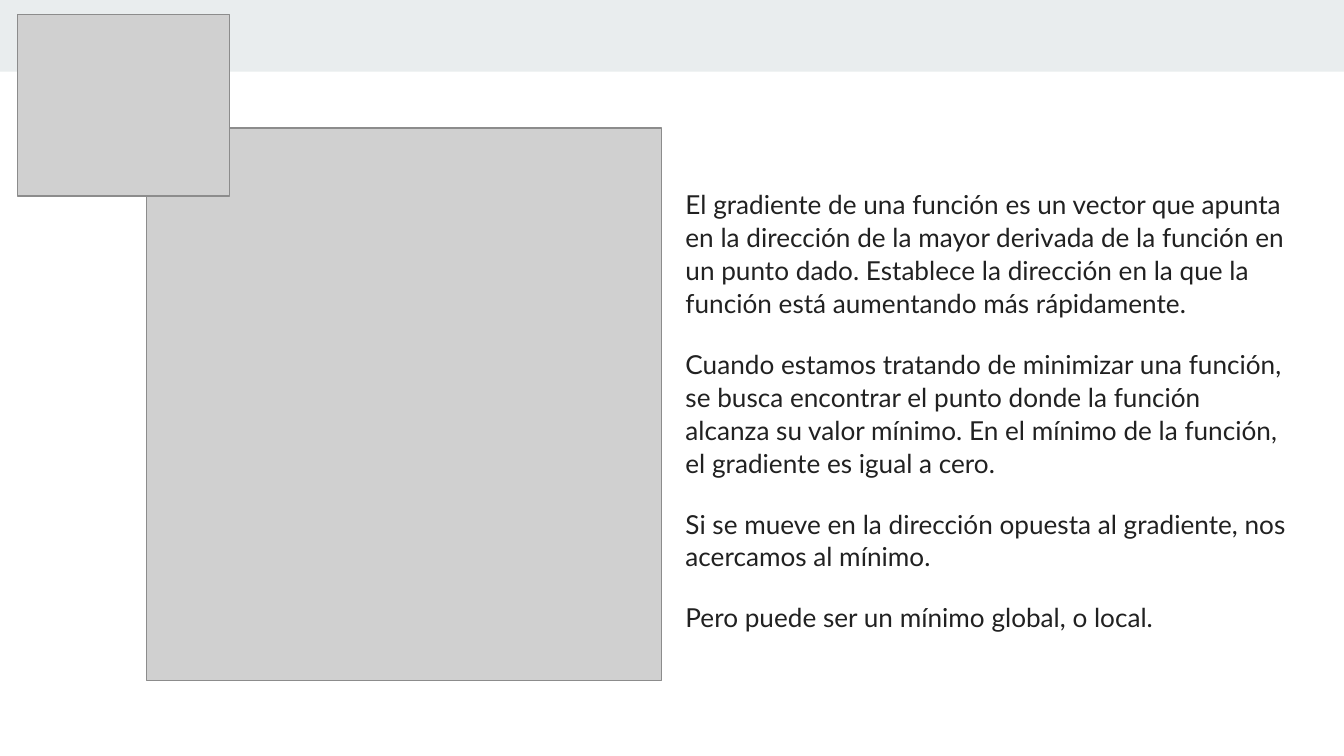
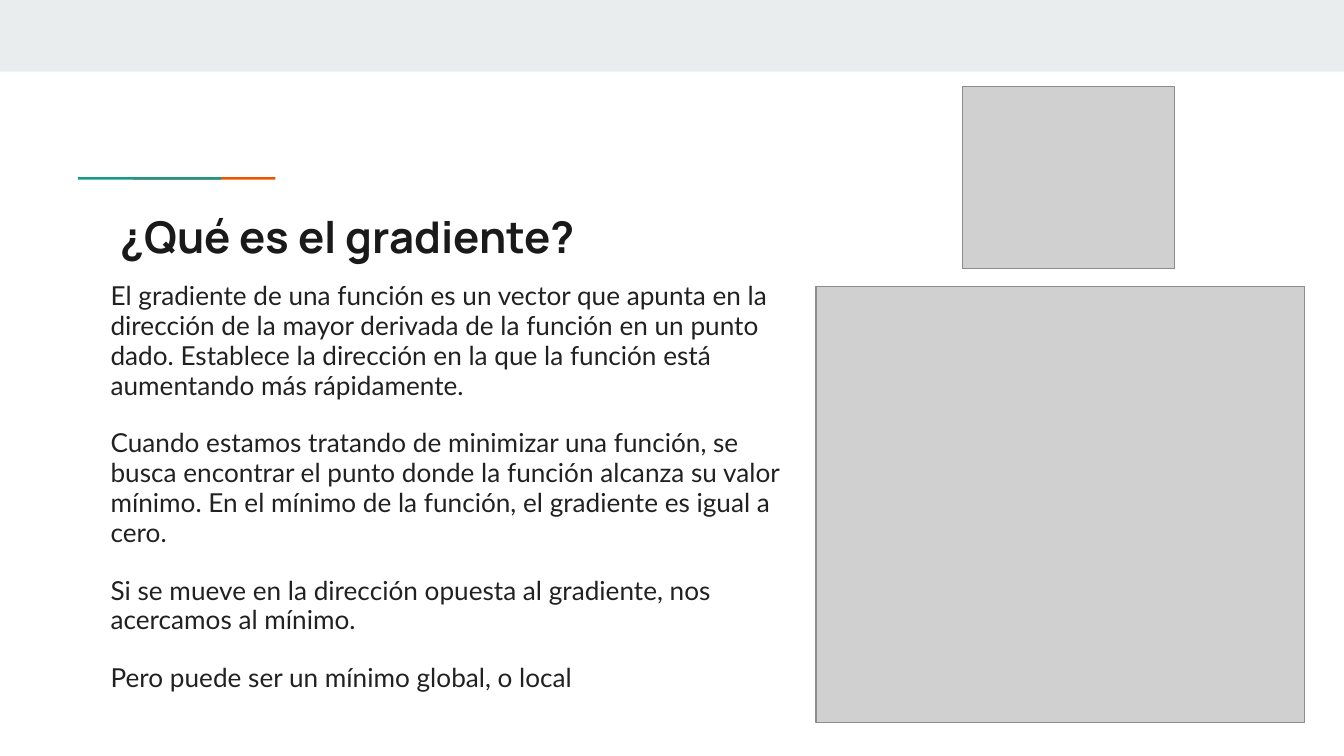
Before and after one commit to MaxiFrank7/Facultad, a slide deck: slide 7 of TUIA_Segundo/2Cuatrimestre/4C_MachineLearning/Unidad 2_ Regresión Lineal/Clase 4 - Gradiente Descendiente.pptx (slide 5 before the commit). Drawn at 1344x756 pixels with LibreOffice and Linux fonts; fonts in the diff are those of the drawing; grey boxes stand for pictures. Boxes give left, top, right and bottom in pixels: in the first picture for what was removed or moved away, otherwise in the second. Text is boxed around its words. In the diff, an @@ line names an element or a change of style, - is before the commit and + after.

```diff
--- a/TUIA_Segundo/2Cuatrimestre/4C_MachineLearning/Unidad 2_ Regresión Lineal/Clase 4 - Gradiente Descendiente.pptx
+++ b/TUIA_Segundo/2Cuatrimestre/4C_MachineLearning/Unidad 2_ Regresión Lineal/Clase 4 - Gradiente Descendiente.pptx
@@ picture: place and size @@
-picture at [17, 15, 230, 196]
+picture at [962, 86, 1175, 267]
@@ picture removed at [146, 128, 661, 680] @@
@@ rectangle added at [122, 175, 177, 181], fill #1A9988 @@
@@ rectangle added at [176, 175, 231, 181], fill #EB5600 @@
@@ title added at [120, 218, 575, 264], 23.4 pt, text #1A1A1A, bold @@
+¿Qué es el gradiente?
@@ text "El gradiente de una función ...": place and size @@
-text "El gradiente de una función ..." at [685, 194, 1286, 632]
+text "El gradiente de una función ..." at [111, 285, 780, 692]
@@ text at [111, 285, 780, 629]: line spacing 1.05 to 0.95 @@
@@ picture added at [816, 286, 1305, 723] @@
@@ text at [111, 667, 572, 692]: text changed @@
-Pero puede ser un mínimo global, o local.
+Pero puede ser un mínimo global, o local
```
Also in this commit, not shown: 3 other slides changed, 8 slides added, 2 slides removed, 53 other files.
